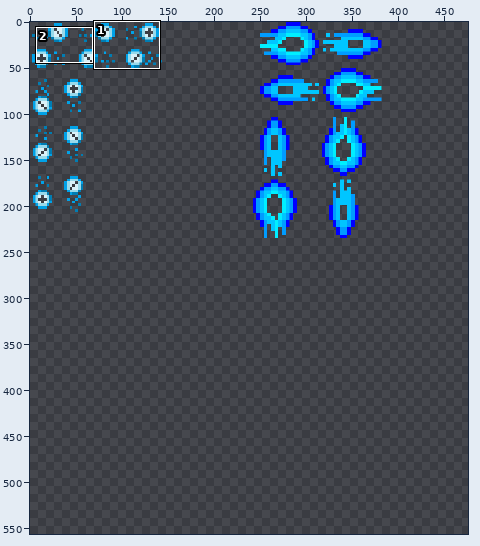
File history of a sprite sheet, SDL8_Handout/Game/rtype/particles2.png. Above, an overview of the earlier version with the close-up marked.
Close-up. Before the commit:
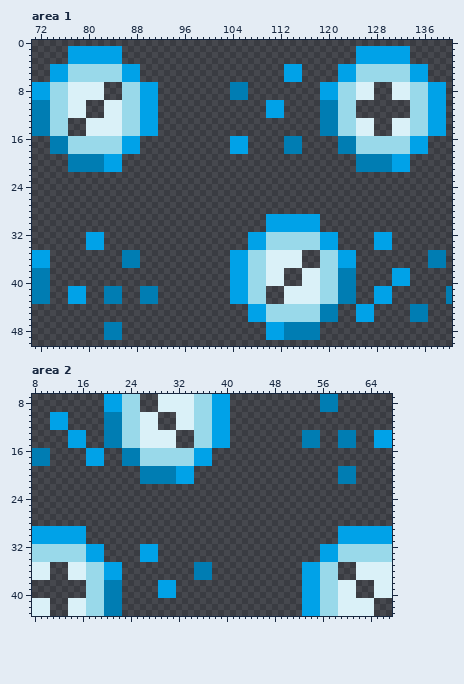
The file is 512x512 pixels. Colours within 5 levels of each other are drawn and written as one. Shown: area 1: x 71..140, y 0..50; area 2: x 8..67, y 7..43. The old version is drawn lined up with the new one, on the new canvas. The wide view leaves out empty margins. The commit also changed other parts of the picture, which this record leaves out.
And afterwards:
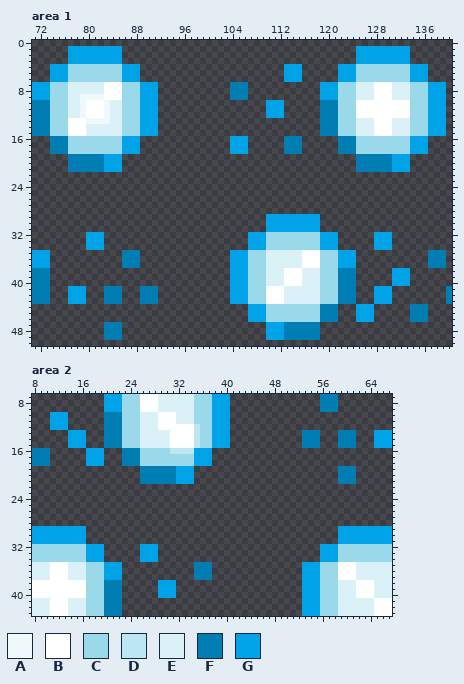
Palette (. is transparent): A #eff9fc  B #ffffff  C #99d9ea  D #bce6f1  E #daf1f8  F #007db3  G #00a2e8
Edits made:
canvas 512x512 -> 642x620
Area 1:
Colour E gives way to colour A in row 9 at x 79 to 82; in rows 10 to 12 at x 79 and 83; in row 13 at x 80 to 83.
The edit adds colour B in rows 7 to 9 at x 83 to 85 and 128 to 130; in rows 10 to 12 at x 80 to 82 and 125 to 133; in rows 13 to 15 at x 77 to 79 and 128 to 130; in rows 35 to 37 at x 116 to 118; in rows 38 to 40 at x 113 to 115; in rows 41 to 43 at x 110 to 112.
Area 2:
The edit adds colour B in rows 7 to 9 at x 26 to 28; in rows 10 to 12 at x 29 to 31; in rows 13 to 15 at x 32 to 34; in rows 35 to 37 at x 11 to 13 and 59 to 61; in rows 38 to 40 at x 8 to 16 and 62 to 64; in rows 41 to 43 at x 11 to 13 and 65 to 67.
Colour E gives way to colour B in row 12 at x 32 to 34; in rows 13 to 15 at x 31.
Colour C gives way to colour D in rows 12 to 15 at x 35; in row 16 at x 31 to 34.
